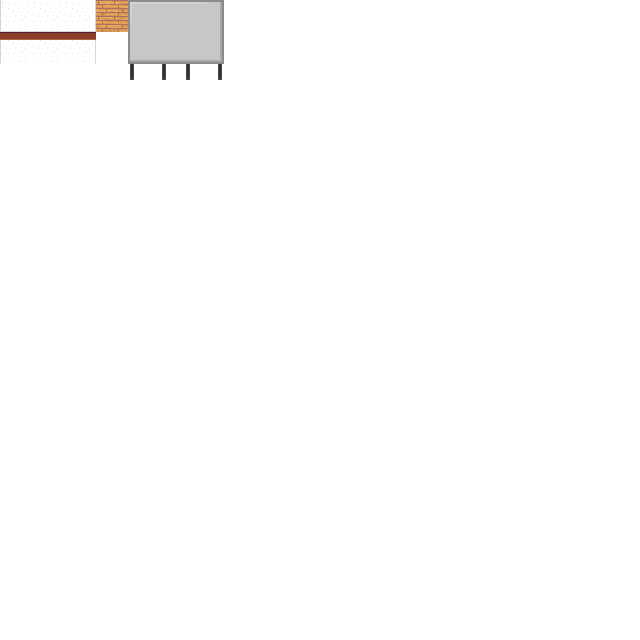
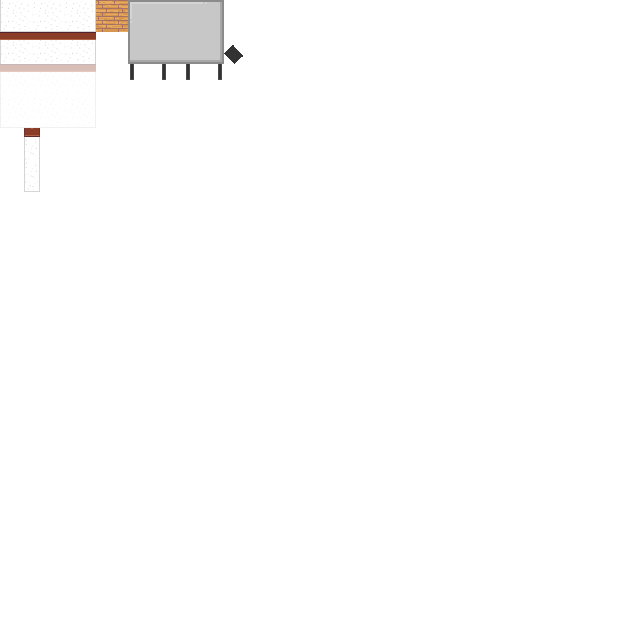
Before/after of a (640, 640) layered artwork. What changed in the layer stack:
added layer "Eingefügte Ebene" above "Ebene" over box(24, 128, 40, 192)
painted on "Ebene" over box(0, 45, 243, 128)
